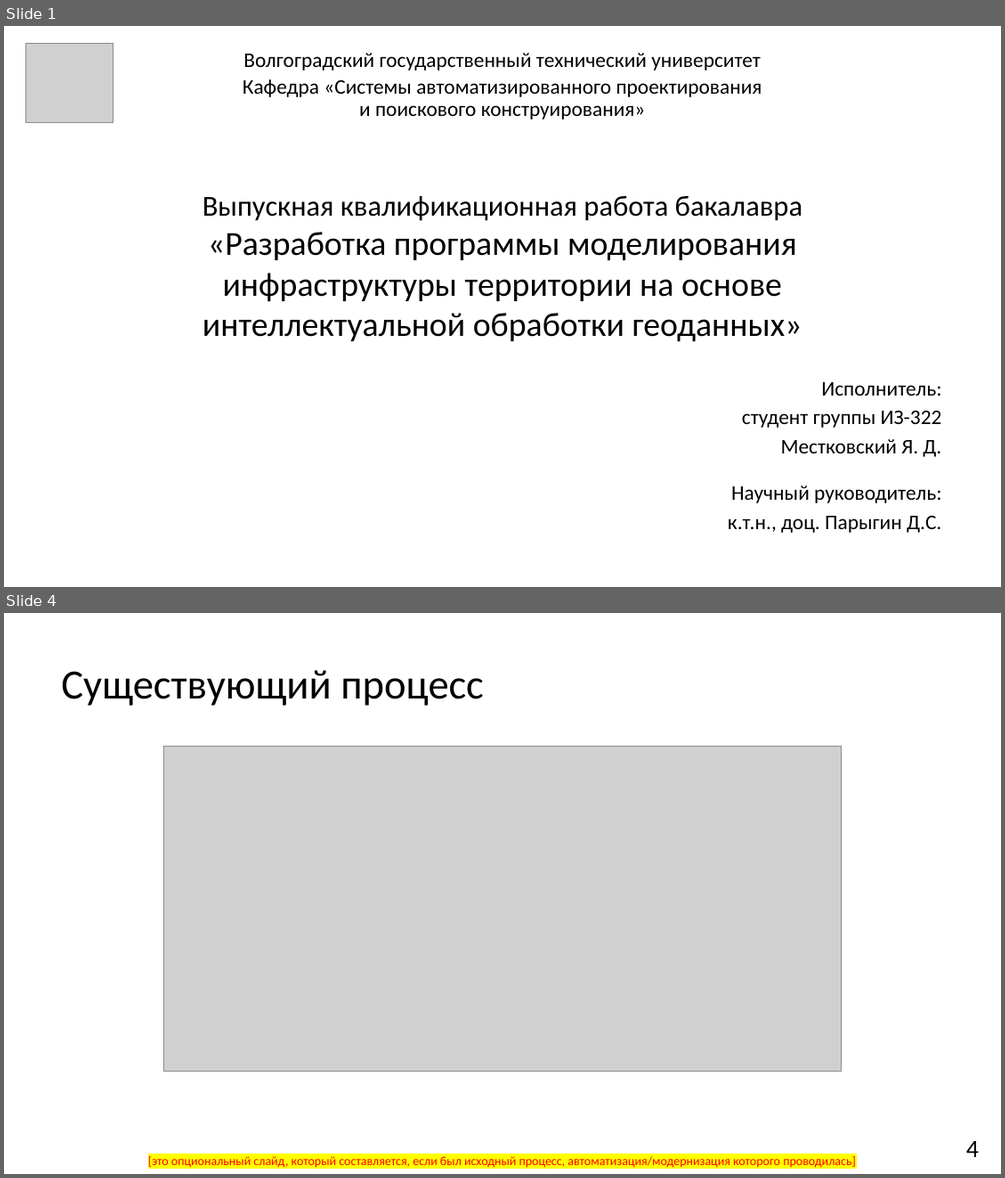
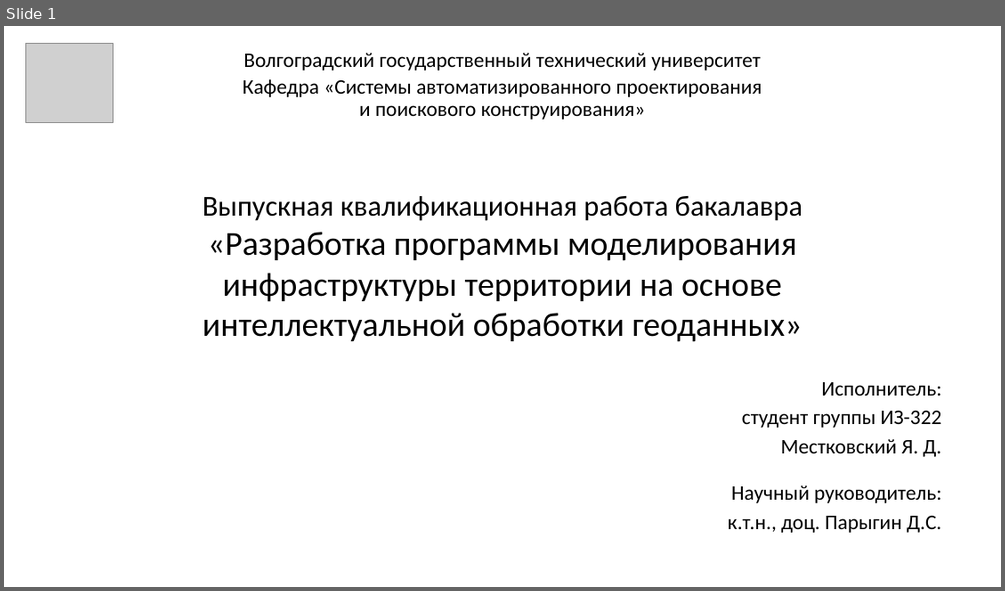
Before and after one commit to YaroslavMestkovsky/VKR, a slide deck: 3 [Презентация].pptx. Shown one above the other, each under a label of ours: slides 1 and 4 before the commit, slide 1 after it; the slides between them are not shown. The pictures are 1005x1178 and 1005x591 pixels, drawn with LibreOffice and Linux fonts; fonts in the diff are those of the drawing; grey boxes stand for pictures. Boxes give left, top, right and bottom in pixels: in the first picture for what was removed or moved away, otherwise in the second. Text is boxed around its words. In the diff, an @@ line names an element or a change of style, - is before the commit and + after.

```diff
--- a/3 [Презентация].pptx
+++ b/3 [Презентация].pptx
@@ slide 4 removed at (4, 613, 1001, 1174), background #FFFFFF @@
@@ title removed at (61, 670, 484, 706) @@
-Существующий процесс
@@ picture removed at (164, 747, 841, 1070) @@
@@ page number removed at (966, 1141, 979, 1157) @@
-4
@@ text removed at (148, 1156, 856, 1167) @@
-[это опциональный слайд, который составляется, если был исходный процесс, автоматизация/модернизация которого проводилась]
```
Also in this commit, not shown: 4 slides changed, 15 slides added, 13 other slides removed, 1 other file.
